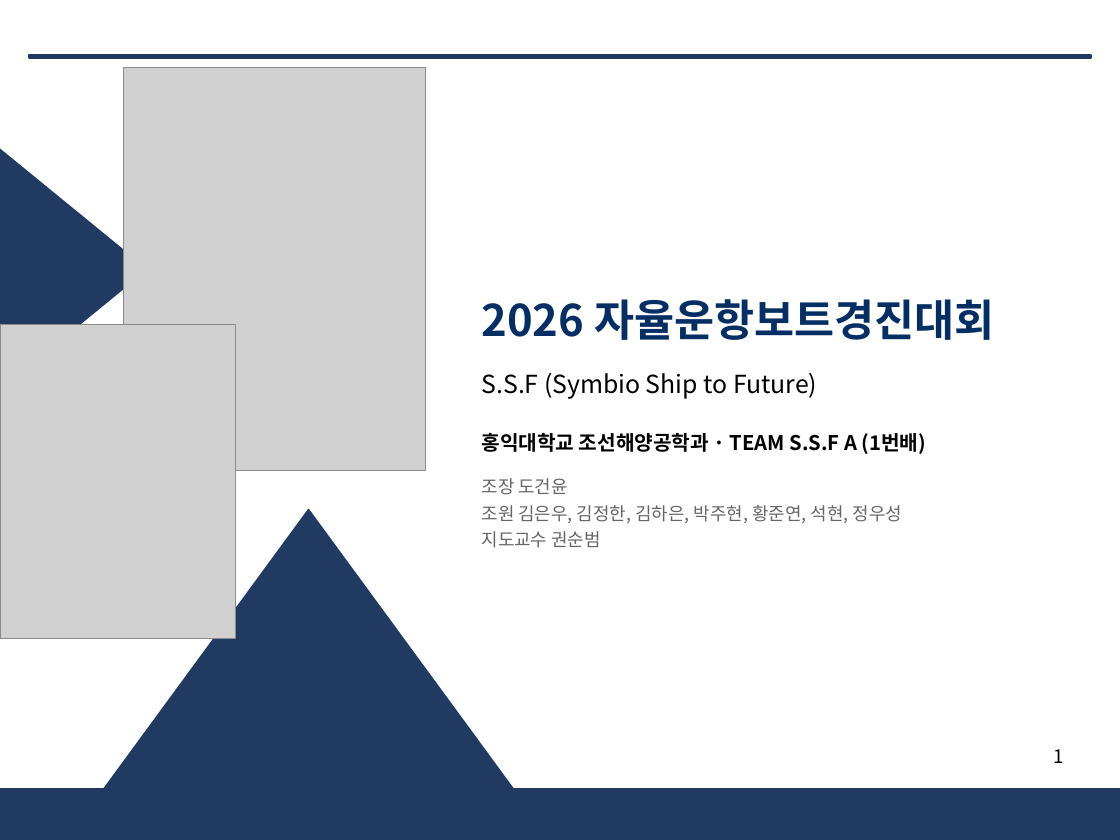
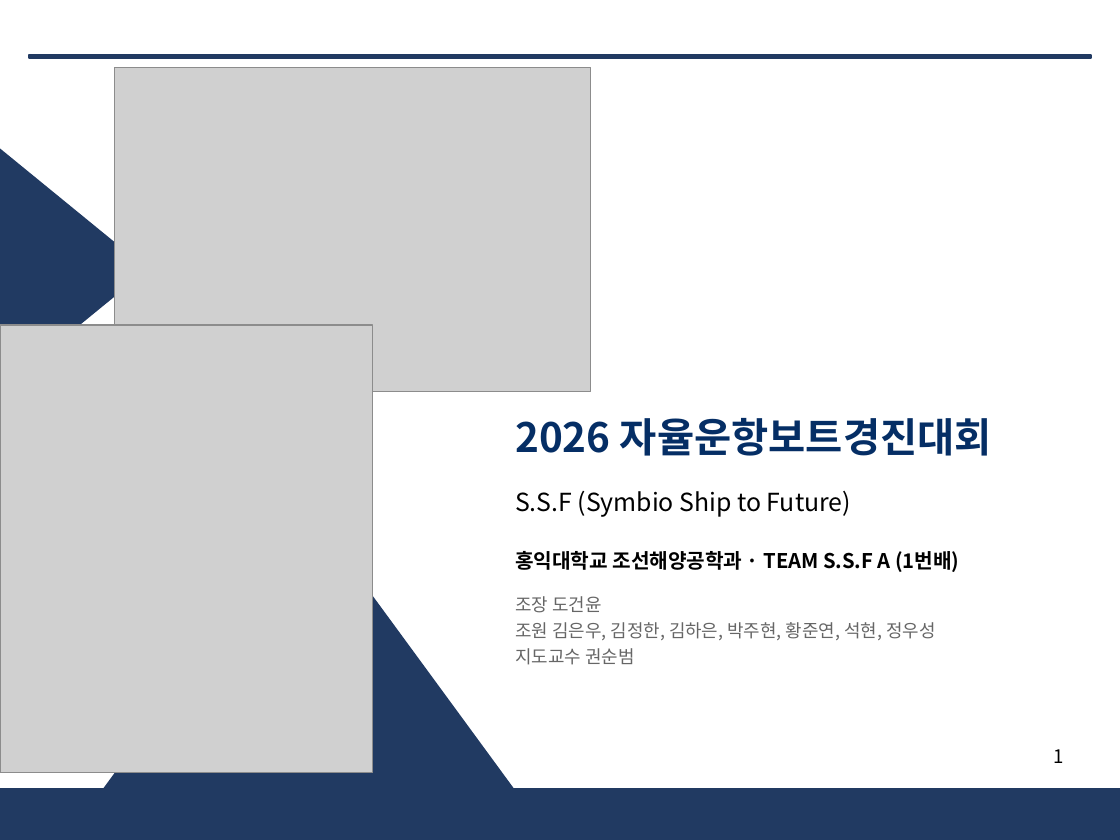
Before and after one commit to unmatsutake377-rgb/ros2_ws, a slide deck: slide 1 of docs/전달용/보고서_분담/발표자료_SSF_A.pptx. Drawn at 1120x840 pixels with LibreOffice and Linux fonts; fonts in the diff are those of the drawing; grey boxes stand for pictures. Boxes give left, top, right and bottom in pixels: in the first picture for what was removed or moved away, otherwise in the second. Text is boxed around its words. In the diff, an @@ line names an element or a change of style, - is before the commit and + after.

```diff
--- a/docs/전달용/보고서_분담/발표자료_SSF_A.pptx
+++ b/docs/전달용/보고서_분담/발표자료_SSF_A.pptx
@@ picture: place and size @@
-picture at box(123, 67, 426, 470)
+picture at box(114, 67, 590, 392)
@@ picture: place and size @@
-picture at box(0, 325, 235, 638)
+picture at box(0, 325, 373, 772)
@@ text "2026 자율운항보트경진대회": place and size @@
-text "2026 자율운항보트경진대회" at box(482, 299, 994, 340)
+text "2026 자율운항보트경진대회" at box(515, 418, 992, 456)
@@ text "2026 자율운항보트경진대회" at box(515, 418, 992, 456): size 28 to 26 pt @@
@@ text "S.S.F (Symbio Ship to Future)": place and size @@
-text "S.S.F (Symbio Ship to Future)" at box(482, 373, 817, 399)
+text "S.S.F (Symbio Ship to Future)" at box(515, 491, 851, 517)
@@ text "홍익대학교 조선해양공학과 · TEAM S.S.F ...": place and size @@
-text "홍익대학교 조선해양공학과 · TEAM S.S.F ..." at box(482, 433, 926, 454)
+text "홍익대학교 조선해양공학과 · TEAM S.S.F ..." at box(515, 551, 959, 572)
@@ text "조장 도건윤": place and size @@
-text "조장 도건윤" at box(482, 478, 902, 548)
+text "조장 도건윤" at box(515, 596, 935, 665)
```
Also in this commit, not shown: 4 other files.
